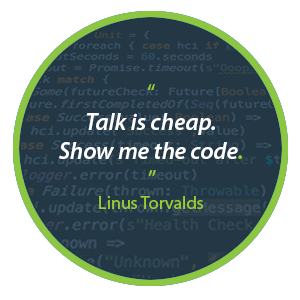
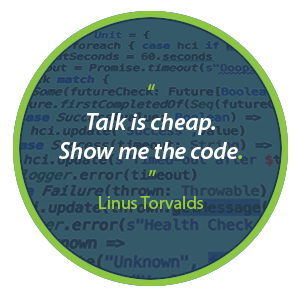
The second 300 × 300 image is a revision of the first. Changes to its layers:
"Layer 8": opacity 17% → 18%, blend lighter color → divide over [21, 19, 280, 278]
